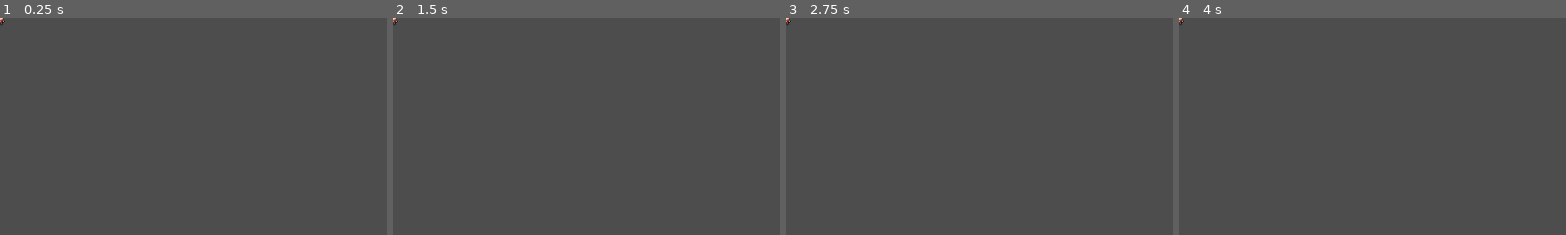
Above: before the commit, frames 1-4 (left to right).
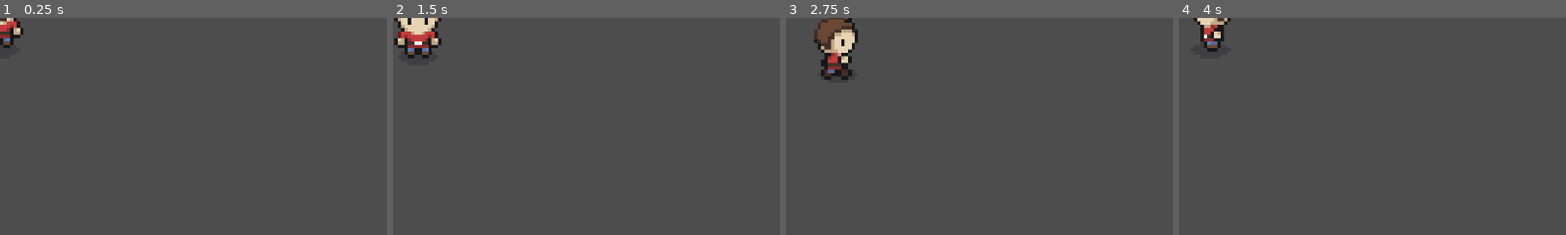
Above: after the commit, the same moments.

Repository: JojSh/Choppa
Game: Godot game, scene res://Player.tscn
Same seed, same stepped clock (60 frames per second), same inputs: the game is played once before the commit and once after it.
Inputs:
- Up to frame 1 (0.25 s): no input
- Up to frame 2 (1.5 s): tap Enter at 0.5 s; hold Right (move_right, bound only after the commit) 0.53-1.28 s; hold Down (move_down, bound only after the commit) from 1.28 s (still down)
- Up to frame 3 (2.75 s): release Down (move_down, bound only after the commit) at 2.03 s; hold Right (move_right, bound only after the commit) from 2.03 s (still down)
- Up to frame 4 (4 s): release Right (move_right, bound only after the commit) at 2.78 s; hold Up (move_up, bound only after the commit) 2.78-3.53 s; hold Left (move_left, bound only after the commit) from 3.53 s (still down)
The pictures show only the part of the screen within x 0-50%, y 0-50%; the shares and areas given below are measured in that part.

The runs differ from the first frame. In frame 1, 0.6% of the frame differs, in the area x 0-7%, y 0-14%; in frame 2, 1.8%; in frame 3, 2.5%, in the area x 0-19%, y 0-29%; in frame 4, 0.9%.

Commit message:
Add player movement and animation

Diff:
--- /dev/null
+++ b/Player.gd
@@ -0,0 +1,20 @@
+extends Area2D
+
+var move_speed_px : int = 50
+
+func _process(delta):
+	var direction = Input.get_vector("move_left", "move_right", "move_up", "move_down")
+	position += direction * move_speed_px * delta
+	handle_animation(direction)
+
+func handle_animation(direction):
+	if direction.x > 0:
+		$AnimatedSprite2D.play("right")
+	elif direction.x < 0:
+		$AnimatedSprite2D.play("left")
+	elif direction.y < 0:
+		$AnimatedSprite2D.play("up")
+	elif direction.y > 0:
+		$AnimatedSprite2D.play("down")
+	else:
+		$AnimatedSprite2D.stop()
--- a/Player.tscn
+++ b/Player.tscn
@@ -1,6 +1,7 @@
-[gd_scene load_steps=20 format=3 uid="uid://bpoib1igp1wij"]
+[gd_scene load_steps=21 format=3 uid="uid://bpoib1igp1wij"]
 
 [ext_resource type="Texture2D" uid="uid://da1spkp08b6ld" path="res://character.png" id="1_s7sa1"]
+[ext_resource type="Script" path="res://Player.gd" id="1_yh6dg"]
 
 [sub_resource type="RectangleShape2D" id="RectangleShape2D_heiev"]
 size = Vector2(12, 20)
@@ -141,6 +142,8 @@
 }]
 
 [node name="Player" type="Area2D"]
+scale = Vector2(5, 5)
+script = ExtResource("1_yh6dg")
 
 [node name="CollisionShape2D" type="CollisionShape2D" parent="."]
 position = Vector2(0, 1)
@@ -148,5 +151,4 @@
 
 [node name="AnimatedSprite2D" type="AnimatedSprite2D" parent="."]
 sprite_frames = SubResource("SpriteFrames_5i4ok")
-animation = &"down"
-frame_progress = 0.83869
+animation = &"up"
--- a/project.godot
+++ b/project.godot
@@ -15,6 +15,29 @@
 config/features=PackedStringArray("4.1", "Forward Plus")
 config/icon="res://icon.svg"
 
+[input]
+
+move_left={
+"deadzone": 0.5,
+"events": [Object(InputEventKey,"resource_local_to_scene":false,"resource_name":"","device":-1,"window_id":0,"alt_pressed":false,"shift_pressed":false,"ctrl_pressed":false,"meta_pressed":false,"pressed":false,"keycode":0,"physical_keycode":4194319,"key_label":0,"unicode":0,"echo":false,"script":null)
+]
+}
+move_right={
+"deadzone": 0.5,
+"events": [Object(InputEventKey,"resource_local_to_scene":false,"resource_name":"","device":-1,"window_id":0,"alt_pressed":false,"shift_pressed":false,"ctrl_pressed":false,"meta_pressed":false,"pressed":false,"keycode":0,"physical_keycode":4194321,"key_label":0,"unicode":0,"echo":false,"script":null)
+]
+}
+move_down={
+"deadzone": 0.5,
+"events": [Object(InputEventKey,"resource_local_to_scene":false,"resource_name":"","device":-1,"window_id":0,"alt_pressed":false,"shift_pressed":false,"ctrl_pressed":false,"meta_pressed":false,"pressed":false,"keycode":0,"physical_keycode":4194322,"key_label":0,"unicode":0,"echo":false,"script":null)
+]
+}
+move_up={
+"deadzone": 0.5,
+"events": [Object(InputEventKey,"resource_local_to_scene":false,"resource_name":"","device":-1,"window_id":0,"alt_pressed":false,"shift_pressed":false,"ctrl_pressed":false,"meta_pressed":false,"pressed":false,"keycode":0,"physical_keycode":4194320,"key_label":0,"unicode":0,"echo":false,"script":null)
+]
+}
+
 [rendering]
 
 textures/canvas_textures/default_texture_filter=0
